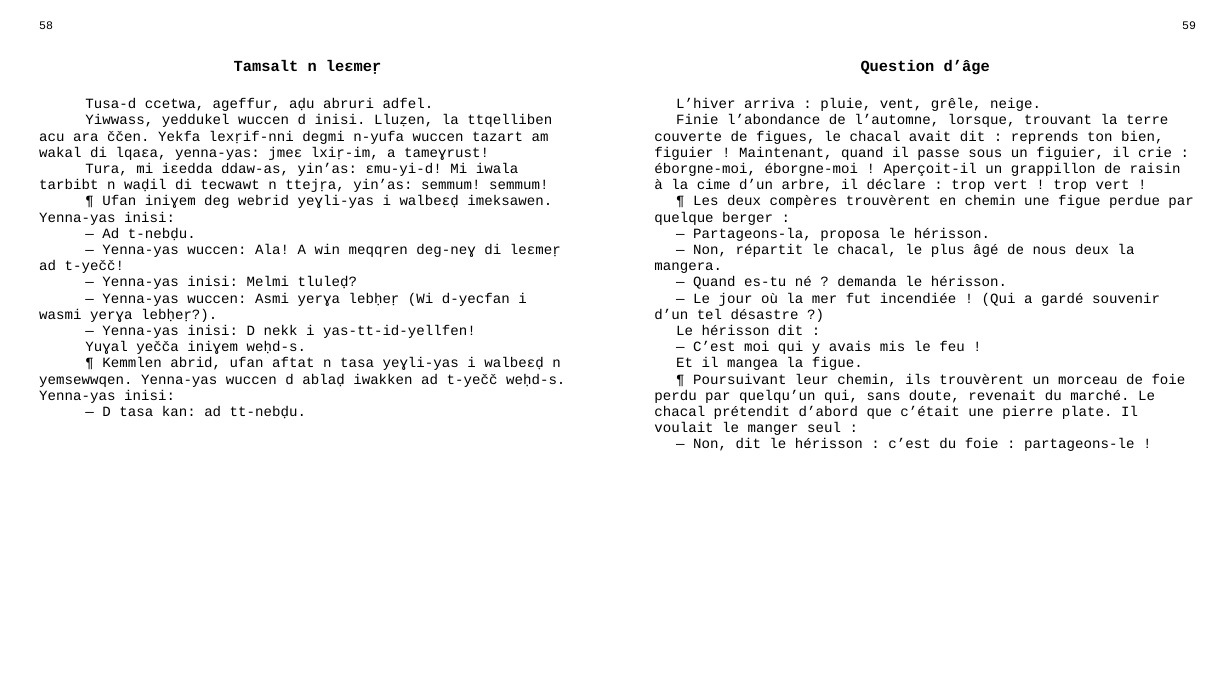
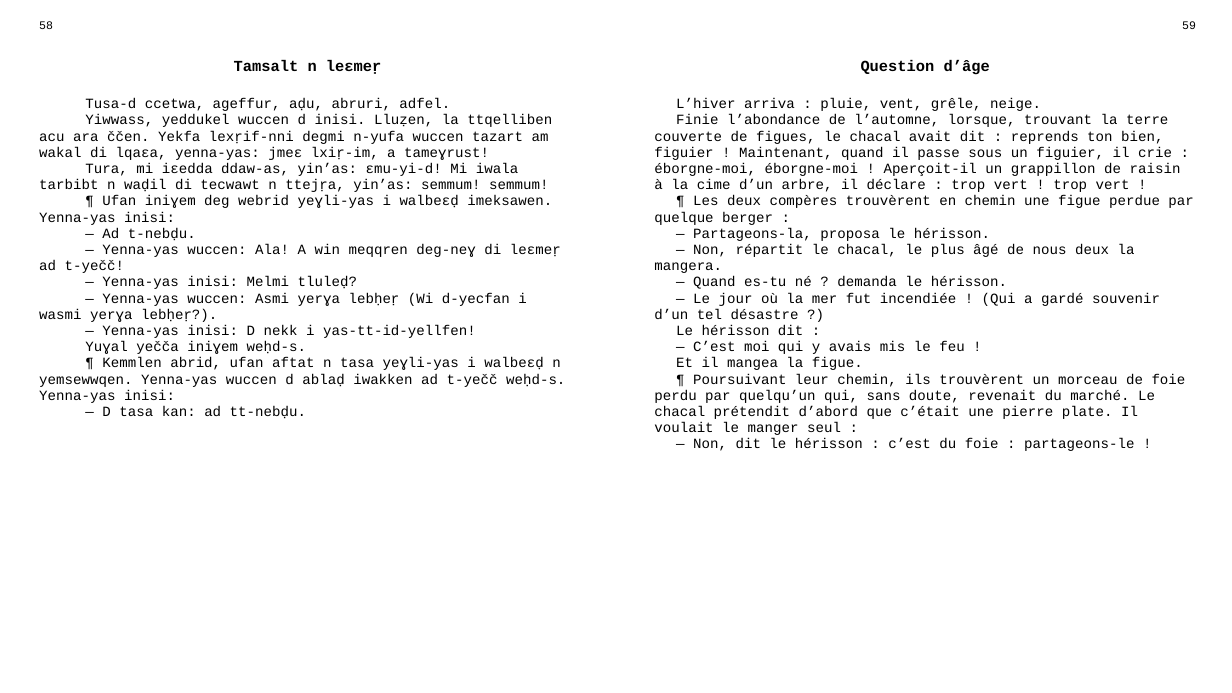
Before and after one commit to sferhah/tamacahut_n_wuccen, a slide deck: slide 27 of Uccen.ConsoleApp/Resources/pptx/uccen.pptx. Drawn at 1232x693 pixels with LibreOffice and Linux fonts; fonts in the diff are those of the drawing. Boxes give left, top, right and bottom in pixels: in the first picture for what was removed or moved away, otherwise in the second. Text is boxed around its words. In the diff, an @@ line names an element or a change of style, - is before the commit and + after.

```diff
--- a/Uccen.ConsoleApp/Resources/pptx/uccen.pptx
+++ b/Uccen.ConsoleApp/Resources/pptx/uccen.pptx
@@ table at (30,15,1205,668) @@
-row 3, column 1: Tusa-d ccetwa, ageffur, aḍu abruri adfel. / Yiwwass, yeddukel wuccen d inisi. Lluẓen, la ttqelliben acu ara ččen. Yekfa lexṛif-nni degmi n-yufa wuccen tazart am wakal di lqaɛa, yenna-yas: jmeɛ lxiṛ-im, a tameɣrust! / Tura, mi iɛedda ddaw-as, yin’as: ɛmu-yi-d! Mi iwala tarbibt n waḍil di tecwawt n ttejṛa, yin’as: semmum! semmum! / ¶ Ufan iniɣem deg webrid yeɣli-yas i walbeɛḍ imeksawen. Yenna-yas inisi: / — Ad t-nebḍu. / — Yenna-yas wuccen: Ala! A win meqqren deg-neɣ di leɛmeṛ ad t-yečč! / — Yenna-yas inisi: Melmi tluleḍ? / — Yenna-yas wuccen: Asmi yerɣa lebḥeṛ (Wi d-yecfan i wasmi yerɣa lebḥeṛ?). / — Yenna-yas inisi: D nekk i yas-tt-id-yellfen! / Yuɣal yečča iniɣem weḥd-s. / ¶ Kemmlen abrid, ufan aftat n tasa yeɣli-yas i walbeɛḍ n yemsewwqen. Yenna-yas wuccen d ablaḍ iwakken ad t-yečč weḥd-s. Yenna-yas inisi: / — D tasa kan: ad tt-nebḍu.
+row 3, column 1: Tusa-d ccetwa, ageffur, aḍu, abruri, adfel. / Yiwwass, yeddukel wuccen d inisi. Lluẓen, la ttqelliben acu ara ččen. Yekfa lexṛif-nni degmi n-yufa wuccen tazart am wakal di lqaɛa, yenna-yas: jmeɛ lxiṛ-im, a tameɣrust! / Tura, mi iɛedda ddaw-as, yin’as: ɛmu-yi-d! Mi iwala tarbibt n waḍil di tecwawt n ttejṛa, yin’as: semmum! semmum! / ¶ Ufan iniɣem deg webrid yeɣli-yas i walbeɛḍ imeksawen. Yenna-yas inisi: / — Ad t-nebḍu. / — Yenna-yas wuccen: Ala! A win meqqren deg-neɣ di leɛmeṛ ad t-yečč! / — Yenna-yas inisi: Melmi tluleḍ? / — Yenna-yas wuccen: Asmi yerɣa lebḥeṛ (Wi d-yecfan i wasmi yerɣa lebḥeṛ?). / — Yenna-yas inisi: D nekk i yas-tt-id-yellfen! / Yuɣal yečča iniɣem weḥd-s. / ¶ Kemmlen abrid, ufan aftat n tasa yeɣli-yas i walbeɛḍ n yemsewwqen. Yenna-yas wuccen d ablaḍ iwakken ad t-yečč weḥd-s. Yenna-yas inisi: / — D tasa kan: ad tt-nebḍu.
```
Also in this commit, not shown: 6 other slides changed, 7 other files.
